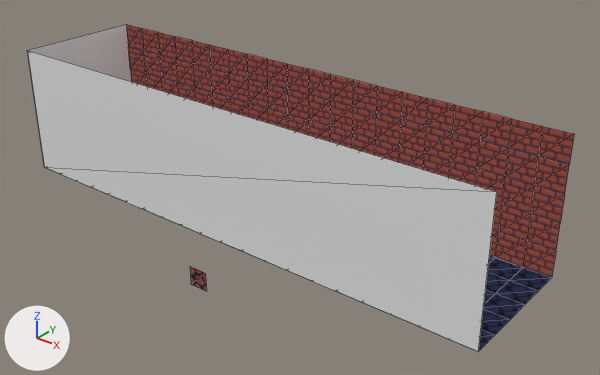
An edit to the glTF model game/assets/levels/World.glb, drawn before and after from the same camera.
Before and after are seen from a 50 mm lens placed at (28.0, -23.0, 14.3), pointed at (10.4, -1.1, 0.7). The axes (+X, +Y, +Z) are drawn at lower left. The lights are the same throughout. The picture after the commit comes second. Mesh edges are drawn as thin lines. Where no turn or scale is listed for an object, it has been applied to the vertices. Vertices at exactly the same position are counted once.

Objects in the first picture: 'BackWall', 'FrontWall', 'Ground', 'StartWall'.
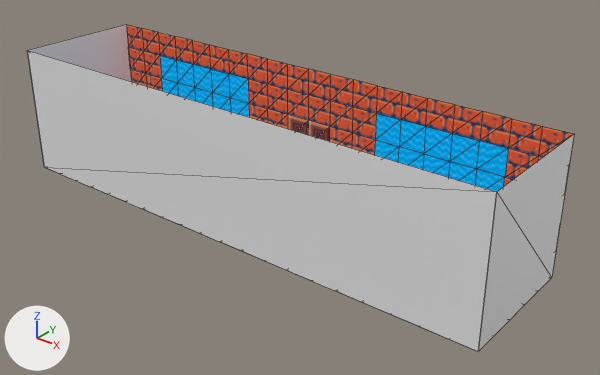
Commit message: world: add end wall

The change, as JSON lines over the scene's bpy script:
```json
{"op": "add", "block": "mat_transparent_001", "code": ["mat_transparent_001 = principled_material('Transparent.001')", "mat_transparent_001.base_color = (0.8, 0.8, 0.8)  # white #e7e7e7"]}
{"block": "me_plane_002", "where": "# used by ob_backwall; location = (10.0, 0.0, 2.5)"}
{"op": "remove", "block": "me_plane_002", "code": "me_plane_002.from_pydata(...)  # 130 vertices, 202 faces; spans x -10.0..10.0, y 0.0, z -9.5..2.5"}
{"op": "add", "block": "me_plane_002", "code": "me_plane_002.from_pydata(...)  # 126 vertices, 200 faces; spans x -10.0..10.0, y 0.0, z -2.5..2.5"}
{"block": "me_plane_002", "change": "me_plane_002 part 1: the loose piece of 4 vertices spanning x -7.0..-6.0, y 0.0, z -9.5..-8.5 is deleted"}
{"block": "me_plane_002", "change": "me_plane_002 part 2: 200 kept faces spanning x -10.0..10.0, y 0.0, z -2.5..2.5 get new texture (UV) coordinates"}
{"op": "add", "block": "me_plane_001", "code": ["me_plane_001 = bpy.data.meshes.new('Plane.001')", "me_plane_001.from_pydata([(0.0, -2.5, 2.5), (0.0, -2.5, -2.5), (0.0, 2.5, 2.5), (0.0, 2.5, -2.5)], [], [(0, 1, 3), (0, 3, 2)])", "me_plane_001.materials.append(mat_transparent_001)  # white #e7e7e7"]}
{"op": "add", "block": "ob_startwall_001", "code": ["ob_startwall_001 = bpy.data.objects.new('StartWall.001', me_plane_001)", "ob_startwall_001.location = (20.0, -2.5, 2.5)"]}
```

What differs and where, as boxes [x1, y1, x2, y2] in the pictures (600 x 375 px):
```json
{"object": "BackWall", "change": "reshaped", "before": [126, 24, 574, 291], "after": [126, 24, 573, 192]}
{"object": "StartWall.001", "change": "added", "after": [479, 134, 574, 351]}
{"part": 1, "of": "me_plane_002", "change": "deleted", "before": [190, 266, 206, 291]}
{"part": 2, "of": "me_plane_002", "change": "surface changed", "before": [126, 24, 574, 278], "after": [126, 24, 573, 192], "on screen": "lighter"}
{"object": "Ground", "change": "unchanged, covered by the edit", "before": [479, 256, 551, 351]}
```
